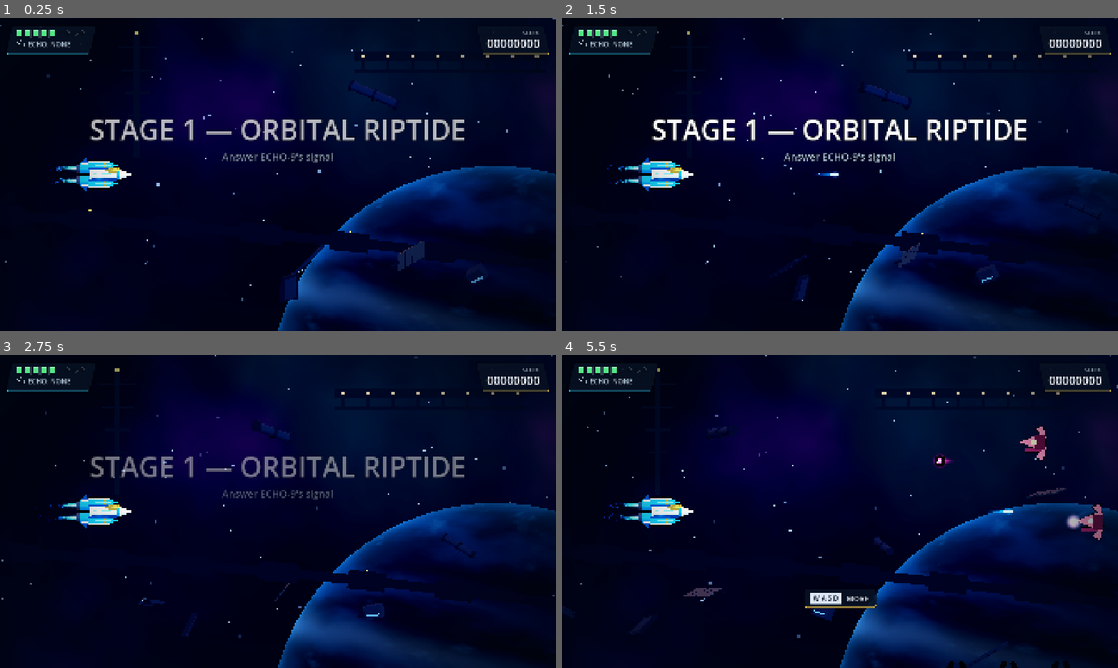
Above: before the commit, frames 1-4 (two rows, left to right).
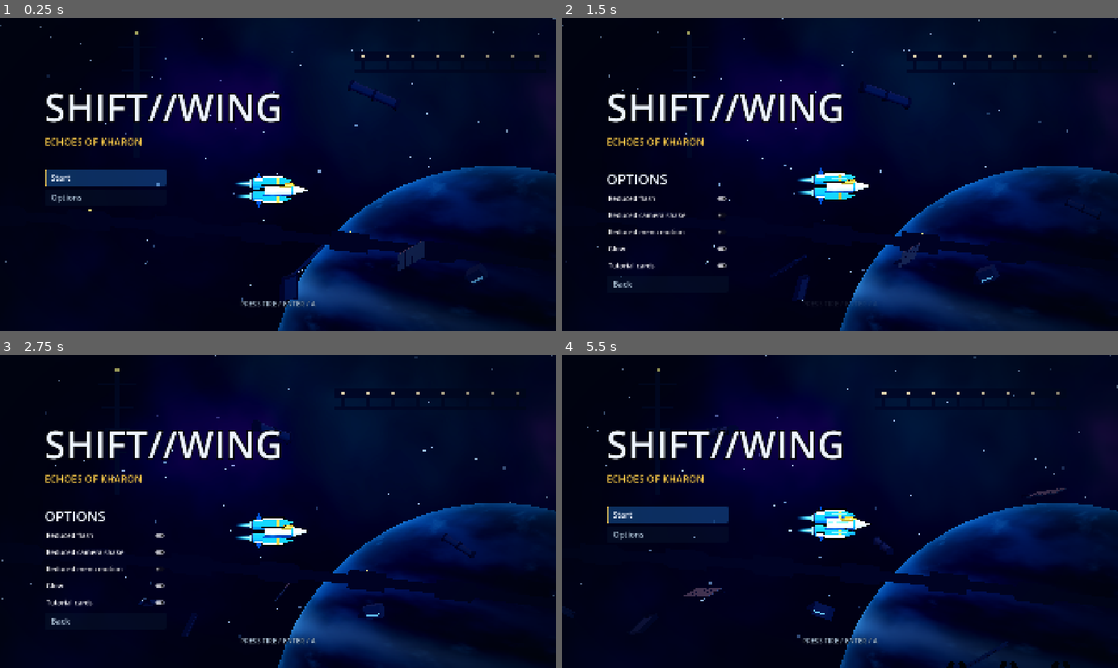
Above: after the commit, the same moments.

Repository: NikolasKorakidis/Mecha-Techa-Soldier
Game: Godot game, scene res://main/main.tscn
Two runs of this game, one before a commit and one after it. Both use one fixed random seed, a clock stepped at 60 frames per second and the inputs below.
Inputs (mouse positions are in pixels of both pictures, inside the frame that each line leads up to):
- Up to frame 1 (0.25 s): no input
- Up to frame 2 (1.5 s): click (667, 196) at 0.5 s, where only the run after the commit has a clickable "Options"; click (667, 199) at 1.25 s, where only the run after the commit has a clickable "Reduced flash"
- Up to frame 3 (2.75 s): click (105, 552) at 2 s, where only the run after the commit has a clickable "Reduced camera shake"
- Up to frame 4 (5.5 s): click (667, 567) at 2.75 s, where only the run after the commit has a clickable "Reduced menu motion"; click (667, 586) at 3.5 s, where only the run after the commit has a clickable "Glow"; click (667, 602) at 4.25 s, where only the run after the commit has a clickable "Tutorial cards"; click (667, 621) at 5 s, where only the run after the commit has a clickable "Back"

The runs differ from the first frame. In frame 1, 7.6% of the frame differs, in the area x 1-99%, y 2-93%; in frame 2, 7.6%; in frame 3, 7.5%; in frame 4, 6.8%.

Commit message:
Visual pass step 7: pause menu and title card
- pause overlay: dark scrim over the frozen, faintly visible playfield;
  centered panel with Resume, Restart Stage, Controls, Options, Quit to
  Title; keyboard/controller focus navigation with an animated gold
  selection (static with reduced motion); Esc/B backs out of submenus
- reusable UiMenuButton, OptionsPanel (reduced flash, reduced shake,
  reduced motion, glow, tutorials) and ControlsPanel
- minimal title card (logo, Kestrel over the stage backdrop, Start /
  Options); Main boots to it, start_game() begins Stage 1, MISSION
  COMPLETE returns to it
- Restart Stage restores the stage-entry snapshot (score, weapon,
  energy) via the existing checkpoint API
- HUD hidden on the title; pause only during gameplay
- tests: pause freezes stage time; title/start/restart/quit flow

Co-Authored-By: Claude Opus 5.5 <noreply@anthropic.com>
Claude-Session: https://claude.ai/code/session_01PVvv6XH9MFznwUdwK1tWZd

Diff:
--- a/autoload/settings.gd
+++ b/autoload/settings.gd
@@ -8,6 +8,8 @@
 
 var reduced_flash: bool = false
 var reduced_shake: bool = false
+## Disables decorative UI motion (menu slides, pulses).
+var reduced_motion: bool = false
 var glow_enabled: bool = true
 ## Test-room and debug labels (HP numbers, room titles). Off in normal play.
 var show_debug_labels: bool = false
@@ -41,6 +43,7 @@
 func reset_defaults() -> void:
 	reduced_flash = false
 	reduced_shake = false
+	reduced_motion = false
 	glow_enabled = true
 	show_debug_labels = false
 	tutorials_enabled = true
@@ -62,6 +65,7 @@
 		return
 	reduced_flash = bool(file.get_value("accessibility", "reduced_flash", reduced_flash))
 	reduced_shake = bool(file.get_value("accessibility", "reduced_shake", reduced_shake))
+	reduced_motion = bool(file.get_value("accessibility", "reduced_motion", reduced_motion))
 	glow_enabled = bool(file.get_value("video", "glow_enabled", glow_enabled))
 	tutorials_enabled = bool(file.get_value("gameplay", "tutorials_enabled", tutorials_enabled))
 	var done: Variant = file.get_value("gameplay", "tutorials_done", PackedStringArray())
@@ -76,6 +80,7 @@
 	file.set_value("meta", "version", VERSION)
 	file.set_value("accessibility", "reduced_flash", reduced_flash)
 	file.set_value("accessibility", "reduced_shake", reduced_shake)
+	file.set_value("accessibility", "reduced_motion", reduced_motion)
 	file.set_value("video", "glow_enabled", glow_enabled)
 	file.set_value("gameplay", "tutorials_enabled", tutorials_enabled)
 	file.set_value("gameplay", "tutorials_done", tutorials_done)
--- a/directors/level_director.gd
+++ b/directors/level_director.gd
@@ -35,6 +35,8 @@
 		set_physics_process(false)
 		return
 	stage_ui.show_banner(stage.stage_name, stage.subtitle, intro_time + 0.5)
+	if RunSession.checkpoint_id != StringName(stage.stage_name):
+		RunSession.save_checkpoint(StringName(stage.stage_name))
 
 
 func _physics_process(delta: float) -> void:
--- a/levels/foundry_descent/stage_2.tres
+++ b/levels/foundry_descent/stage_2.tres
@@ -190,4 +190,4 @@
 waves = Array[ExtResource("2_wave")]([SubResource("Wave_0"), SubResource("Wave_1"), SubResource("Wave_2"), SubResource( …(341 unchanged characters)…
 boss_scene = ExtResource("3_boss")
 clear_bonus = 20000
-restart_level = "res://levels/orbital_riptide/orbital_riptide.tscn"
+restart_level = "res://ui/title/title_screen.tscn"
--- a/main/main.gd
+++ b/main/main.gd
@@ -3,21 +3,57 @@
 ## and cycles developer rooms (F2) until the real level flow exists.
 
 @export_file("*.tscn") var start_level: String
+## First gameplay stage (Start on the title card, Quit to Title comes back to start_level).
+@export_file("*.tscn") var first_stage: String
 @export_file("*.tscn") var dev_rooms: Array[String] = []
 
 @onready var _level_root: Node = %CurrentLevel
 @onready var _hud: CanvasLayer = %HUD
+@onready var _pause_menu: PauseMenu = %PauseMenu
 
 
 func _ready() -> void:
 	RunSession.reset_run()
 	SceneRouter.register_level_root(_level_root)
+	SceneRouter.level_changed.connect(_on_level_changed)
+	_pause_menu.resume_requested.connect(set_paused.bind(false))
+	_pause_menu.restart_requested.connect(restart_stage)
+	_pause_menu.quit_requested.connect(quit_to_title)
 	SceneRouter.go_to(start_level)
 
 
+func start_game() -> void:
+	set_paused(false)
+	RunSession.reset_run()
+	SceneRouter.go_to(first_stage)
+
+
+## Restart the current stage from its entry snapshot (score, weapon, energy).
+func restart_stage() -> void:
+	set_paused(false)
+	RunSession.restore_checkpoint()
+	SceneRouter.reload_current()
+
+
+func quit_to_title() -> void:
+	set_paused(false)
+	RunSession.reset_run()
+	SceneRouter.go_to(start_level)
+
+
+func is_in_gameplay() -> bool:
+	return is_instance_valid(SceneRouter.current_level) and SceneRouter.current_level.has_node(^"ShipPlayer")
+
+
+func _on_level_changed(level: Node) -> void:
+	_hud.visible = level.has_node(^"ShipPlayer")
+	if level.has_signal(&"start_requested"):
+		level.start_requested.connect(start_game)
+
+
 func _unhandled_input(event: InputEvent) -> void:
-	if event.is_action_pressed(&"pause"):
-		set_paused(not get_tree().paused)
+	if event.is_action_pressed(&"pause") and not get_tree().paused and is_in_gameplay():
+		set_paused(true)
 		get_viewport().set_input_as_handled()
 	elif event.is_action_pressed(&"debug_next_room") and not get_tree().paused:
 		next_dev_room()
@@ -29,7 +65,10 @@
 
 func set_paused(paused: bool) -> void:
 	get_tree().paused = paused
-	_hud.set_paused(paused)
+	if paused:
+		_pause_menu.open()
+	else:
+		_pause_menu.close()
 
 
 func next_dev_room() -> void:
--- a/main/main.tscn
+++ b/main/main.tscn
@@ -1,8 +1,9 @@
-[gd_scene load_steps=5 format=3]
+[gd_scene load_steps=6 format=3]
 
 [ext_resource type="Script" path="res://main/main.gd" id="1_main"]
 [ext_resource type="PackedScene" path="res://ui/hud/hud.tscn" id="2_hud"]
 [ext_resource type="Shader" path="res://art/shaders/vignette.gdshader" id="3_vignette"]
+[ext_resource type="Script" path="res://ui/pause/pause_menu.gd" id="4_pause"]
 
 [sub_resource type="ShaderMaterial" id="Mat_vignette"]
 shader = ExtResource("3_vignette")
@@ -10,7 +11,8 @@
 [node name="Main" type="Node"]
 process_mode = 3
 script = ExtResource("1_main")
-start_level = "res://levels/orbital_riptide/orbital_riptide.tscn"
+start_level = "res://ui/title/title_screen.tscn"
+first_stage = "res://levels/orbital_riptide/orbital_riptide.tscn"
 dev_rooms = Array[String](["res://levels/orbital_riptide/orbital_riptide.tscn", "res://levels/foundry_descent/foundry_descent.tscn", "res://levels/test_rooms/visual_test_room.tscn", "res://levels/test_rooms/combat_test_room.tscn", "res://levels/test_rooms/graybox_room.tscn"])
 
 [node name="CurrentLevel" type="Node" parent="."]
@@ -31,3 +33,7 @@
 
 [node name="HUD" parent="." instance=ExtResource("2_hud")]
 unique_name_in_owner = true
+
+[node name="PauseMenu" type="CanvasLayer" parent="."]
+unique_name_in_owner = true
+script = ExtResource("4_pause")
--- a/tests/test_main_boot.gd
+++ b/tests/test_main_boot.gd
@@ -16,12 +16,38 @@
 	assert_eq(main.get_node("%CurrentLevel").get_child_count(), 1, "exactly one level is mounted")
 
 
-func test_pause_toggles_tree_and_hud() -> void:
+func test_pause_opens_menu_and_freezes_the_tree() -> void:
 	var main: Node = (load("res://main/main.tscn") as PackedScene).instantiate()
 	add_autofree(main)
 	await wait_process_frames(1)
+	main.start_game()
+	await wait_process_frames(2)
 	main.set_paused(true)
 	assert_true(get_tree().paused, "tree paused")
-	assert_true(main.get_node("%HUD").get_node("%PauseLabel").visible, "pause label shown")
+	assert_true(main.get_node("%PauseMenu").is_open, "pause menu open")
+	var director := SceneRouter.current_level.get_node("LevelDirector") as LevelDirector
+	var t := director.stage_time
+	await wait_physics_frames(20)
+	assert_eq(director.stage_time, t, "stage time frozen while paused")
 	main.set_paused(false)
 	assert_false(get_tree().paused, "tree unpaused")
+	assert_false(main.get_node("%PauseMenu").is_open, "menu closed")
+
+
+func test_title_starts_game_and_quit_returns() -> void:
+	var main: Node = (load("res://main/main.tscn") as PackedScene).instantiate()
+	add_autofree(main)
+	await wait_process_frames(1)
+	assert_eq(SceneRouter.current_path, main.start_level, "boots to the title card")
+	assert_false(main.get_node("%HUD").visible, "no HUD on the title card")
+	main.start_game()
+	await wait_process_frames(1)
+	assert_eq(SceneRouter.current_path, main.first_stage, "start goes to stage 1")
+	assert_true(main.get_node("%HUD").visible, "HUD in gameplay")
+	RunSession.add_score(500)
+	main.restart_stage()
+	await wait_process_frames(1)
+	assert_eq(RunSession.score, 0, "restart restores the stage-entry score")
+	main.quit_to_title()
+	await wait_process_frames(1)
+	assert_eq(SceneRouter.current_path, main.start_level, "quit returns to the title")
--- a/tests/test_stage_flow.gd
+++ b/tests/test_stage_flow.gd
@@ -176,7 +176,7 @@
 	assert_true(s1.waves.size() > 10 and s2.waves.size() > 10, "stages have authored waves")
 	assert_eq(s1.next_level, "res://levels/foundry_descent/foundry_descent.tscn", "stage 1 leads to stage 2")
 	assert_true(s2.next_level.is_empty(), "stage 2 is final")
-	assert_eq(s2.restart_level, "res://levels/orbital_riptide/orbital_riptide.tscn", "final stage restarts the run")
+	assert_eq(s2.restart_level, "res://ui/title/title_screen.tscn", "final stage returns to the title card")
 	for stage in [s1, s2]:
 		var last := -1.0
 		for wave in stage.waves:
--- a/ui/hud/hud.gd
+++ b/ui/hud/hud.gd
@@ -15,7 +15,6 @@
 var _score_value: int = 0
 var _score_shown: float = 0.0
 
-@onready var _pause_label: Label = %PauseLabel
 
 
 func _ready() -> void:
@@ -27,11 +26,6 @@
 	RunSession.echo_ammo_changed.connect(_on_echo_ammo_changed)
 	RunSession.run_reset.connect(_on_run_reset)
 	_sync_all(false)
-	set_paused(false)
-
-
-func set_paused(paused: bool) -> void:
-	_pause_label.visible = paused
 
 
 func _process(delta: float) -> void:
--- a/ui/hud/hud.tscn
+++ b/ui/hud/hud.tscn
@@ -32,14 +32,6 @@
 theme_override_font_sizes/font_size = 20
 script = ExtResource("2_debug")
 
-[node name="PauseLabel" type="Label" parent="Margin"]
-unique_name_in_owner = true
-visible = false
-layout_mode = 2
-size_flags_horizontal = 4
-size_flags_vertical = 4
-text = "PAUSED"
-
 [node name="TutorialCard" type="Control" parent="."]
 process_mode = 1
 anchors_preset = 15
--- /dev/null
+++ b/ui/menus/controls_panel.gd
@@ -0,0 +1,39 @@
+class_name ControlsPanel
+extends VBoxContainer
+## Read-only control reference (keyboard + controller).
+
+signal closed
+
+const ROWS: Array[Array] = [
+	["Move", "W A S D / Arrows", "Left stick / D-pad"],
+	["Fire (hold)", "J / Left mouse", "RT"],
+	["Dash", "K / Shift", "B / Circle"],
+	["Vertical burst", "Space", "A / Cross"],
+	["Pause", "Esc", "Start / Options"],
+]
+
+var _back: UiMenuButton
+
+
+func _ready() -> void:
+	add_theme_constant_override(&"separation", 10)
+	add_child(UiStyle.label("CONTROLS", ArtStyle.FONT_TITLE - 16, Palette.PLAYER_PRIMARY))
+	var grid := GridContainer.new()
+	grid.columns = 3
+	grid.add_theme_constant_override(&"h_separation", 36)
+	grid.add_theme_constant_override(&"v_separation", 8)
+	add_child(grid)
+	for header in ["", "KEYBOARD", "CONTROLLER"]:
+		grid.add_child(UiStyle.label(header, ArtStyle.FONT_CAPTION, Palette.UI_GOLD))
+	for row in ROWS:
+		grid.add_child(UiStyle.label(row[0], ArtStyle.FONT_BODY, Palette.PLAYER_PRIMARY))
+		grid.add_child(UiStyle.label(row[1], ArtStyle.FONT_BODY, Palette.UI_MUTED_TEXT))
+		grid.add_child(UiStyle.label(row[2], ArtStyle.FONT_BODY, Palette.UI_MUTED_TEXT))
+	_back = UiMenuButton.new()
+	_back.text = "Back"
+	_back.pressed.connect(func() -> void: closed.emit())
+	add_child(_back)
+
+
+func focus_first() -> void:
+	_back.grab_focus()
--- /dev/null
+++ b/ui/menus/options_panel.gd
@@ -0,0 +1,41 @@
+class_name OptionsPanel
+extends VBoxContainer
+## Accessibility and video options, bound directly to Settings.
+
+signal closed
+
+const OPTIONS: Array[Array] = [
+	[&"reduced_flash", "Reduced flash"],
+	[&"reduced_shake", "Reduced camera shake"],
+	[&"reduced_motion", "Reduced menu motion"],
+	[&"glow_enabled", "Glow"],
+	[&"tutorials_enabled", "Tutorial cards"],
+]
+
+var _first: Control
+
+
+func _ready() -> void:
+	add_theme_constant_override(&"separation", 10)
+	add_child(UiStyle.label("OPTIONS", ArtStyle.FONT_TITLE - 16, Palette.PLAYER_PRIMARY))
+	for option in OPTIONS:
+		var toggle := CheckButton.new()
+		toggle.text = option[1]
+		toggle.button_pressed = bool(Settings.get(option[0]))
+		toggle.focus_mode = Control.FOCUS_ALL
+		toggle.custom_minimum_size = Vector2(420, 48)
+		toggle.add_theme_font_size_override(&"font_size", ArtStyle.FONT_BODY)
+		toggle.add_theme_color_override(&"font_focus_color", Palette.UI_GOLD)
+		toggle.toggled.connect(func(on: bool) -> void: Settings.set_option(option[0], on))
+		add_child(toggle)
+		if _first == null:
+			_first = toggle
+	var back := UiMenuButton.new()
+	back.text = "Back"
+	back.pressed.connect(func() -> void: closed.emit())
+	add_child(back)
+
+
+func focus_first() -> void:
+	if _first:
+		_first.grab_focus()
--- /dev/null
+++ b/ui/menus/ui_menu_button.gd
@@ -0,0 +1,45 @@
+class_name UiMenuButton
+extends Button
+## Menu button in the shared panel language. Focus (keyboard/controller) and hover look the
+## same: gold edge, brighter plate, a short slide-in (skipped with reduced motion).
+
+const SLIDE := 10.0
+
+var _tween: Tween
+
+
+func _init() -> void:
+	focus_mode = Control.FOCUS_ALL
+	alignment = HORIZONTAL_ALIGNMENT_LEFT
+	custom_minimum_size = Vector2(420, 58)
+	add_theme_font_size_override(&"font_size", ArtStyle.FONT_BODY + 4)
+	add_theme_color_override(&"font_color", Palette.UI_MUTED_TEXT)
+	add_theme_color_override(&"font_focus_color", Palette.PLAYER_PRIMARY)
+	add_theme_color_override(&"font_hover_color", Palette.PLAYER_PRIMARY)
+	add_theme_color_override(&"font_pressed_color", Palette.UI_GOLD)
+	var normal := StyleBoxFlat.new()
+	normal.bg_color = Color(Palette.BG_BLUE, 0.35)
+	normal.set_corner_radius_all(ArtStyle.UI_CORNER)
+	normal.content_margin_left = 22.0
+	var focus := normal.duplicate() as StyleBoxFlat
+	focus.bg_color = Color(Palette.PLAYER_SECONDARY, 0.28)
+	focus.border_width_left = 5
+	focus.border_color = Palette.UI_GOLD
+	add_theme_stylebox_override(&"normal", normal)
+	add_theme_stylebox_override(&"hover", focus)
+	add_theme_stylebox_override(&"focus", focus)
+	add_theme_stylebox_override(&"pressed", focus)
+	focus_entered.connect(_on_highlight.bind(true))
+	focus_exited.connect(_on_highlight.bind(false))
+	mouse_entered.connect(grab_focus)
+
+
+func _on_highlight(on: bool) -> void:
+	if Settings.reduced_motion:
+		return
+	if _tween:
+		_tween.kill()
+	_tween = create_tween()
+	var target := SLIDE if on else 0.0
+	var style := get_theme_stylebox(&"focus") as StyleBoxFlat
+	_tween.tween_property(style, "content_margin_left", 22.0 + target, ArtStyle.T_FAST)
--- /dev/null
+++ b/ui/pause/pause_menu.gd
@@ -0,0 +1,134 @@
+class_name PauseMenu
+extends CanvasLayer
+## Pause overlay: dark scrim over the frozen (still faintly visible) playfield, a centered
+## panel with Resume / Restart Stage / Controls / Options / Quit to Title. Runs while the tree
+## is paused; gameplay, projectiles, particles and timers stay frozen underneath.
+
+signal resume_requested
+signal restart_requested
+signal quit_requested
+
+var is_open: bool = false
+
+var _scrim: ColorRect
+var _panel: PanelContainer
+var _main_page: VBoxContainer
+var _controls: ControlsPanel
+var _options: OptionsPanel
+var _resume: UiMenuButton
+var _tween: Tween
+
+
+func _ready() -> void:
+	layer = 15
+	process_mode = Node.PROCESS_MODE_ALWAYS
+	_build()
+	visible = false
+
+
+func open() -> void:
+	is_open = true
+	visible = true
+	_show_page(_main_page)
+	_resume.grab_focus()
+	if _tween:
+		_tween.kill()
+	if Settings.reduced_motion:
+		_scrim.modulate.a = 1.0
+		_panel.modulate.a = 1.0
+		return
+	_scrim.modulate.a = 0.0
+	_panel.modulate.a = 0.0
+	_panel.scale = Vector2.ONE * 0.96
+	_tween = create_tween().set_parallel()
+	_tween.tween_property(_scrim, "modulate:a", 1.0, ArtStyle.T_FAST)
+	_tween.tween_property(_panel, "modulate:a", 1.0, ArtStyle.T_MED)
+	_tween.tween_property(_panel, "scale", Vector2.ONE, ArtStyle.T_MED).set_trans(Tween.TRANS_BACK).set_ease(Tween.EASE_OUT)
+
+
+func close() -> void:
+	is_open = false
+	visible = false
+
+
+func _unhandled_input(event: InputEvent) -> void:
+	if not is_open:
+		return
+	if event.is_action_pressed(&"ui_cancel") or event.is_action_pressed(&"pause"):
+		if _main_page.visible:
+			resume_requested.emit()
+		else:
+			_show_page(_main_page)
+			_resume.grab_focus()
+		get_viewport().set_input_as_handled()
+
+
+func _show_page(page: Control) -> void:
+	for p in [_main_page, _controls, _options]:
+		p.visible = p == page
+	_panel.reset_size()
+	_center_panel()
+
+
+func _center_panel() -> void:
+	var view := _panel.get_viewport_rect().size
+	_panel.pivot_offset = _panel.size * 0.5
+	_panel.position = (view - _panel.size) * 0.5
+
+
+func _build() -> void:
+	_scrim = ColorRect.new()
+	_scrim.color = Color(0.01, 0.02, 0.06, 0.66)
+	_scrim.set_anchors_preset(Control.PRESET_FULL_RECT)
+	_scrim.mouse_filter = Control.MOUSE_FILTER_STOP
+	add_child(_scrim)
+
+	_panel = PanelContainer.new()
+	var style := UiStyle.panel(Palette.PLAYER_ENERGY, 0.0, 0.92)
+	style.content_margin_left = 44.0
+	style.content_margin_right = 44.0
+	style.content_margin_top = 30.0
+	style.content_margin_bottom = 34.0
+	_panel.add_theme_stylebox_override(&"panel", style)
+	add_child(_panel)
+	var pages := VBoxContainer.new()
+	_panel.add_child(pages)
+
+	_main_page = VBoxContainer.new()
+	_main_page.add_theme_constant_override(&"separation", 10)
+	pages.add_child(_main_page)
+	var title := UiStyle.label("PAUSED", ArtStyle.FONT_TITLE, Palette.PLAYER_PRIMARY)
+	title.horizontal_alignment = HORIZONTAL_ALIGNMENT_CENTER
+	_main_page.add_child(title)
+	var rule := ColorRect.new()
+	rule.color = Palette.UI_GOLD
+	rule.custom_minimum_size = Vector2(0, 3)
+	_main_page.add_child(rule)
+	_resume = _button("Resume", func() -> void: resume_requested.emit())
+	_button("Restart Stage", func() -> void: restart_requested.emit())
+	_button("Controls", func() -> void:
+		_show_page(_controls)
+		_controls.focus_first())
+	_button("Options", func() -> void:
+		_show_page(_options)
+		_options.focus_first())
+	_button("Quit to Title", func() -> void: quit_requested.emit())
+
+	_controls = ControlsPanel.new()
+	_controls.closed.connect(func() -> void:
+		_show_page(_main_page)
+		_resume.grab_focus())
+	pages.add_child(_controls)
+	_options = OptionsPanel.new()
+	_options.closed.connect(func() -> void:
+		_show_page(_main_page)
+		_resume.grab_focus())
+	pages.add_child(_options)
+
+
+func _button(text: String, action: Callable) -> UiMenuButton:
+	var button := UiMenuButton.new()
+	button.text = text
+	button.pressed.connect(action)
+	_main_page.add_child(button)
+	return button
--- /dev/null
+++ b/ui/title/title_screen.gd
@@ -0,0 +1,94 @@
+extends Node3D
+## Minimal title card: the Kestrel over the Orbital Riptide backdrop, logo, and a start prompt.
+## Main listens for `start_requested`; no gameplay runs here.
+
+signal start_requested
+
+var _prompt: Label
+var _menu: VBoxContainer
+var _options: OptionsPanel
+var _start: UiMenuButton
+var _time: float = 0.0
+
+@onready var _ship: Node3D = %Kestrel
+
+
+func _ready() -> void:
+	var ui := CanvasLayer.new()
+	ui.layer = 5
+	add_child(ui)
+	var root := Control.new()
+	root.set_anchors_preset(Control.PRESET_FULL_RECT)
+	root.mouse_filter = Control.MOUSE_FILTER_IGNORE
+	ui.add_child(root)
+	var column := VBoxContainer.new()
+	column.set_anchors_preset(Control.PRESET_FULL_RECT)
+	column.anchor_left = 0.08
+	column.anchor_top = 0.2
+	column.anchor_right = 0.5
+	column.add_theme_constant_override(&"separation", 6)
+	column.mouse_filter = Control.MOUSE_FILTER_IGNORE
+	root.add_child(column)
+	var logo := UiStyle.label("SHIFT//WING", 132, Palette.PLAYER_PRIMARY)
+	column.add_child(logo)
+	var sub := UiStyle.label("ECHOES OF KHARON", 34, Palette.UI_GOLD)
+	column.add_child(sub)
+	var spacer := Control.new()
+	spacer.custom_minimum_size = Vector2(0, 60)
+	column.add_child(spacer)
+	_menu = VBoxContainer.new()
+	_menu.add_theme_constant_override(&"separation", 10)
+	_menu.size_flags_horizontal = Control.SIZE_SHRINK_BEGIN
+	column.add_child(_menu)
+	_start = UiMenuButton.new()
+	_start.text = "Start"
+	_start.pressed.connect(func() -> void: start_requested.emit())
+	_menu.add_child(_start)
+	var options := UiMenuButton.new()
+	options.text = "Options"
+	options.pressed.connect(_open_options)
+	_menu.add_child(options)
+	_options = OptionsPanel.new()
+	_options.size_flags_horizontal = Control.SIZE_SHRINK_BEGIN
+	_options.visible = false
+	_options.closed.connect(_close_options)
+	column.add_child(_options)
+	_prompt = UiStyle.label("PRESS FIRE / ENTER / A", ArtStyle.FONT_BODY, Palette.UI_MUTED_TEXT)
+	_prompt.horizontal_alignment = HORIZONTAL_ALIGNMENT_CENTER
+	_prompt.set_anchors_preset(Control.PRESET_BOTTOM_WIDE)
+	_prompt.offset_top = -110
+	_prompt.offset_bottom = -70
+	root.add_child(_prompt)
+	_start.grab_focus.call_deferred()
+
+
+func _process(delta: float) -> void:
+	_time += delta
+	if _ship:
+		_ship.position.y = -1.0 + sin(_time * 1.3) * 0.35
+		_ship.rotation.x = sin(_time * 0.9) * 0.12
+	if not Settings.reduced_motion:
+		_prompt.modulate.a = 0.55 + 0.45 * sin(_time * 3.0)
+
+
+func _unhandled_input(event: InputEvent) -> void:
+	if _options.visible:
+		if event.is_action_pressed(&"ui_cancel"):
+			_close_options()
+			get_viewport().set_input_as_handled()
+		return
+	if event.is_action_pressed(&"fire"):
+		start_requested.emit()
+		get_viewport().set_input_as_handled()
+
+
+func _open_options() -> void:
+	_menu.visible = false
+	_options.visible = true
+	_options.focus_first()
+
+
+func _close_options() -> void:
+	_options.visible = false
+	_menu.visible = true
+	_start.grab_focus()
--- /dev/null
+++ b/ui/title/title_screen.tscn
@@ -0,0 +1,41 @@
+[gd_scene load_steps=7 format=3]
+
+[ext_resource type="Script" path="res://ui/title/title_screen.gd" id="1_title"]
+[ext_resource type="Script" path="res://core/gameplay_camera.gd" id="2_cam"]
+[ext_resource type="Script" path="res://levels/shared/space_backdrop.gd" id="3_backdrop"]
+[ext_resource type="Environment" path="res://art/environments/space.tres" id="4_env"]
+[ext_resource type="Script" path="res://art/environments/environment_binder.gd" id="5_envbind"]
+[ext_resource type="Script" path="res://art/models/kestrel_model.gd" id="6_kestrel"]
+
+[node name="TitleScreen" type="Node3D"]
+script = ExtResource("1_title")
+
+[node name="WorldEnvironment" type="WorldEnvironment" parent="."]
+environment = ExtResource("4_env")
+script = ExtResource("5_envbind")
+
+[node name="KeyLight" type="DirectionalLight3D" parent="."]
+transform = Transform3D(0.866, -0.25, 0.433, 0, 0.866, 0.5, -0.5, -0.433, 0.75, 0, 0, 10)
+light_color = Color(0.82, 0.9, 1, 1)
+light_energy = 1.15
+
+[node name="RimLight" type="DirectionalLight3D" parent="."]
+transform = Transform3D(-0.866, 0.25, -0.433, 0, 0.866, 0.5, 0.5, 0.433, -0.75, 0, 0, -10)
+light_color = Color(1, 0.62, 0.38, 1)
+light_energy = 0.9
+
+[node name="GameplayCamera" type="Camera3D" parent="."]
+transform = Transform3D(1, 0, 0, 0, 1, 0, 0, 0, 1, 0, 0, 30)
+projection = 1
+size = 18.0
+far = 200.0
+script = ExtResource("2_cam")
+
+[node name="SpaceBackdrop" type="Node3D" parent="."]
+script = ExtResource("3_backdrop")
+authored_moments = false
+
+[node name="Kestrel" type="Node3D" parent="."]
+unique_name_in_owner = true
+transform = Transform3D(2.4, 0, 0, 0, 2.4, 0, 0, 0, 2.4, 8.5, -1, 2)
+script = ExtResource("6_kestrel")
Not shown, added: ui/menus/controls_panel.gd.uid
Not shown, added: ui/menus/options_panel.gd.uid
Not shown, added: ui/menus/ui_menu_button.gd.uid
Not shown, added: ui/pause/pause_menu.gd.uid
Not shown, added: ui/title/title_screen.gd.uid
